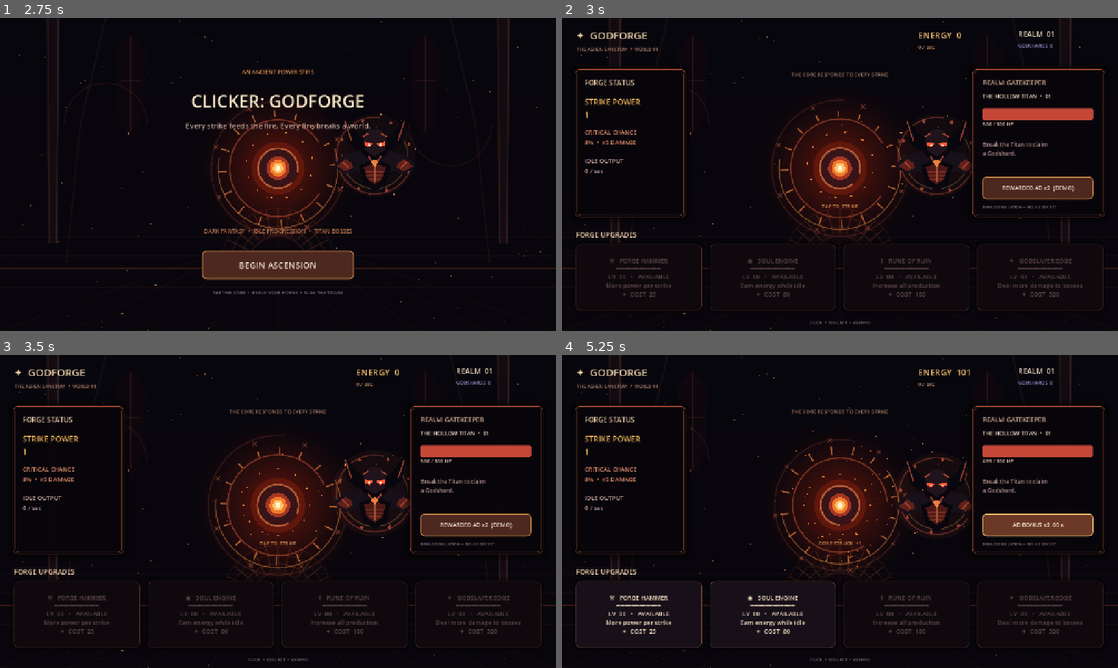
Above: before the commit, frames 1-4 (two rows, left to right).
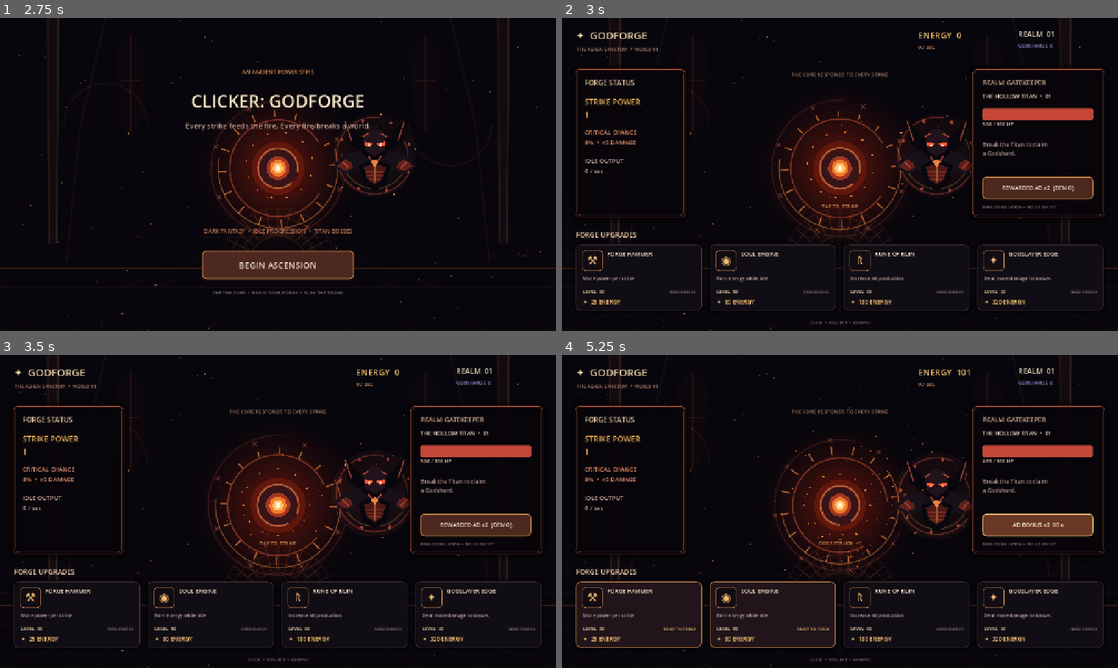
Above: after the commit, the same moments.

Repository: filesgloom-png/CLICKER-GODFORGE-
Game: Godot game, scene res://scenes/main.tscn
Two runs of this game, one before a commit and one after it. Both use one fixed random seed, a clock stepped at 60 frames per second and the inputs below.
Inputs (mouse positions are in pixels of both pictures, inside the frame that each line leads up to):
- Up to frame 1 (2.75 s): no input
- Up to frame 2 (3 s): click "BEGIN ASCENSION" at 2.75 s
- Up to frame 3 (3.5 s): no input
- Up to frame 4 (5.25 s): click (840, 495) at 3.5 s; click "REWARDED AD x2 (DEMO)" at 4.25 s; click "AD BONUS x2 60 s" at 5 s

Frame 1 is identical in both runs. In frame 2, 2.9% of the frame differs, in the area x 2-98%, y 72-94%; in frame 3, 2.9%; in frame 4, 3.4%.

Commit message:
Redesign forge upgrade cards with stateful premium panels

Diff:
--- a/scripts/game.gd
+++ b/scripts/game.gd
@@ -14,6 +14,7 @@
 var core_recoil := 0.0
 var critical_flash := 0.0
 var boss_transition_flash := 0.0
+var upgrade_feedback_time := [0.0, 0.0, 0.0, 0.0]
 var ember_particles: Array[Vector4] = []
 var energy := 0.0
 var click_power := 1.0
@@ -72,6 +73,11 @@
 		if playing and idle_rate > 0.0:
 			energy += idle_rate * multiplier * (2.0 if ad_boost_time > 0.0 else 1.0)
 			_refresh_ui()
+	for i in range(4):
+		if upgrade_feedback_time[i] > 0.0:
+			upgrade_feedback_time[i] = maxf(0.0, upgrade_feedback_time[i] - delta)
+			if upgrade_feedback_time[i] <= 0.0 and playing:
+				_refresh_ui()
 	if ad_boost_time > 0.0:
 		ad_boost_time = maxf(0.0, ad_boost_time - delta)
 		if boost_button != null and is_instance_valid(boost_button):
@@ -411,38 +417,68 @@
 	_label("FORGE UPGRADES", Vector2(32, 486), Vector2(300, 25), 16, Color("#e7c9a5"))
 	var card_x := [32.0, 340.0, 648.0, 956.0]
 	for i in range(4):
-		var index := i
-		var card := _button("", Vector2(card_x[i], 520), Vector2(290, 154), false)
-		var card_normal := StyleBoxFlat.new()
-		card_normal.bg_color = Color("#171019")
-		card_normal.border_color = Color("#694032")
-		card_normal.set_border_width_all(1)
-		card_normal.set_corner_radius_all(12)
-		card_normal.shadow_color = Color(0.0, 0.0, 0.0, 0.48)
-		card_normal.shadow_size = 9
-		card_normal.content_margin_left = 14
-		card_normal.content_margin_right = 14
-		card_normal.content_margin_top = 12
-		card_normal.content_margin_bottom = 12
-		var card_hover := card_normal.duplicate() as StyleBoxFlat
-		card_hover.bg_color = Color("#28151c")
-		card_hover.border_color = Color("#e2a45b")
-		card_hover.set_border_width_all(2)
-		var card_pressed := card_normal.duplicate() as StyleBoxFlat
-		card_pressed.bg_color = Color("#0d0910")
-		card_pressed.border_color = Color("#a84d35")
-		card.add_theme_stylebox_override("normal", card_normal)
-		card.add_theme_stylebox_override("hover", card_hover)
-		card.add_theme_stylebox_override("pressed", card_pressed)
-		card.add_theme_stylebox_override("disabled", card_normal)
-		card.add_theme_font_size_override("font_size", 14)
-		card.add_theme_color_override("font_color", Color("#f4dfc5"))
-		card.add_theme_color_override("font_hover_color", Color("#fff0c9"))
-		card.add_theme_color_override("font_disabled_color", Color("#8b7779"))
-		card.alignment = HORIZONTAL_ALIGNMENT_CENTER
-		card.pressed.connect(func(): _buy_upgrade(index))
-		ui_labels["upgrade_%d" % i] = card
+		_build_upgrade_card(i, Vector2(card_x[i], 520))
 	_label("CLICK  •  COLLECT  •  ASCEND", Vector2(0, 690), Vector2(1280, 20), 10, Color("#77646b")).horizontal_alignment = HORIZONTAL_ALIGNMENT_CENTER
+
+
+func _build_upgrade_card(index: int, pos: Vector2) -> void:
+	var card := _button("", pos, Vector2(290, 154), false)
+	card.pivot_offset = card.size * 0.5
+	card.add_theme_font_size_override("font_size", 12)
+	card.alignment = HORIZONTAL_ALIGNMENT_LEFT
+	card.add_theme_color_override("font_color", Color("#f4dfc5"))
+	card.add_theme_color_override("font_hover_color", Color("#fff0c9"))
+	card.add_theme_color_override("font_disabled_color", Color("#8b7779"))
+	card.pressed.connect(func(): _buy_upgrade(index))
+	ui_labels["upgrade_%d" % index] = card
+
+	var accent := ColorRect.new()
+	accent.position = pos + Vector2(12, 2)
+	accent.size = Vector2(266, 2)
+	accent.mouse_filter = Control.MOUSE_FILTER_IGNORE
+	accent.color = Color("#e6a45d")
+	add_child(accent)
+	ui_labels["upgrade_accent_%d" % index] = accent
+
+	var medallion := Panel.new()
+	medallion.position = pos + Vector2(14, 14)
+	medallion.size = Vector2(48, 48)
+	medallion.mouse_filter = Control.MOUSE_FILTER_IGNORE
+	var medallion_style := StyleBoxFlat.new()
+	medallion_style.bg_color = Color("#120c13")
+	medallion_style.border_color = Color("#b87949")
+	medallion_style.set_border_width_all(1)
+	medallion_style.set_corner_radius_all(8)
+	medallion.add_theme_stylebox_override("panel", medallion_style)
+	add_child(medallion)
+
+	var glyph := _label(UPGRADE_GLYPHS[index], pos + Vector2(14, 12), Vector2(48, 50), 27, Color("#f1b96f"))
+	glyph.horizontal_alignment = HORIZONTAL_ALIGNMENT_CENTER
+	glyph.mouse_filter = Control.MOUSE_FILTER_IGNORE
+	ui_labels["upgrade_icon_%d" % index] = glyph
+
+	var title := _label(UPGRADE_NAMES[index], pos + Vector2(72, 11), Vector2(205, 24), 13, Color("#f5dfc4"))
+	title.mouse_filter = Control.MOUSE_FILTER_IGNORE
+	ui_labels["upgrade_name_%d" % index] = title
+
+	var desc := _label(UPGRADE_DESC[index], pos + Vector2(16, 66), Vector2(258, 27), 11, Color("#bda39d"))
+	desc.autowrap_mode = TextServer.AUTOWRAP_WORD_SMART
+	desc.mouse_filter = Control.MOUSE_FILTER_IGNORE
+	ui_labels["upgrade_desc_%d" % index] = desc
+
+	var level_label := _label("LEVEL  00", pos + Vector2(16, 98), Vector2(92, 20), 11, Color("#e5c8a2"))
+	level_label.mouse_filter = Control.MOUSE_FILTER_IGNORE
+	ui_labels["upgrade_level_%d" % index] = level_label
+
+	var state_label := _label("READY TO FORGE", pos + Vector2(104, 98), Vector2(172, 20), 9, Color("#f2bb70"))
+	state_label.horizontal_alignment = HORIZONTAL_ALIGNMENT_RIGHT
+	state_label.mouse_filter = Control.MOUSE_FILTER_IGNORE
+	ui_labels["upgrade_state_%d" % index] = state_label
+
+	var cost_label := _label("✦  25 ENERGY", pos + Vector2(16, 122), Vector2(258, 22), 13, Color("#f3bd70"))
+	cost_label.mouse_filter = Control.MOUSE_FILTER_IGNORE
+	ui_labels["upgrade_cost_%d" % index] = cost_label
+
 
 func _strike_core() -> void:
 	hit_flash = 1.0
@@ -482,6 +518,7 @@
 		return
 	energy -= cost
 	upgrade_levels[index] += 1
+	upgrade_feedback_time[index] = 0.9
 	match index:
 		0:
 			click_power *= 1.55
@@ -492,6 +529,10 @@
 		3:
 			boss_damage *= 1.45
 	_refresh_ui()
+	var purchased_card: Button = ui_labels["upgrade_%d" % index]
+	var feedback_tween := create_tween()
+	feedback_tween.tween_property(purchased_card, "scale", Vector2(1.045, 1.06), 0.09).set_trans(Tween.TRANS_BACK).set_ease(Tween.EASE_OUT)
+	feedback_tween.tween_property(purchased_card, "scale", Vector2.ONE, 0.16).set_trans(Tween.TRANS_CUBIC).set_ease(Tween.EASE_OUT)
 
 func _upgrade_cost(index: int) -> float:
 	return UPGRADE_BASE_COST[index] * pow(1.72, upgrade_levels[index])
@@ -520,12 +561,59 @@
 		boss_bar.max_value = boss_max_hp
 		boss_bar.value = maxf(0.0, boss_hp)
 	for i in range(4):
-		var key := "upgrade_%d" % i
-		if ui_labels.has(key):
-			var card: Button = ui_labels[key]
-			card.text = "%s   %s\n━━━━━━━━━━━━\nLV  %02d   •   %s\n%s\n✦  COST  %s" % [UPGRADE_GLYPHS[i], UPGRADE_NAMES[i], upgrade_levels[i], "FORGED" if upgrade_levels[i] > 0 else "AVAILABLE", UPGRADE_DESC[i], _format_number(_upgrade_cost(i))]
-			card.disabled = energy < _upgrade_cost(i)
-			card.modulate = Color(1, 1, 1, 1) if not card.disabled else Color(0.65, 0.58, 0.58, 1)
+		var cost := _upgrade_cost(i)
+		var can_afford := energy >= cost
+		var level := int(upgrade_levels[i])
+		var card: Button = ui_labels["upgrade_%d" % i]
+		var state_label: Label = ui_labels["upgrade_state_%d" % i]
+		var cost_label: Label = ui_labels["upgrade_cost_%d" % i]
+		var level_label: Label = ui_labels["upgrade_level_%d" % i]
+		var accent: ColorRect = ui_labels["upgrade_accent_%d" % i]
+		card.disabled = not can_afford
+		card.modulate = Color.WHITE
+		level_label.text = "LEVEL  %02d" % level
+		cost_label.text = "✦  %s ENERGY" % _format_number(cost)
+		if upgrade_feedback_time[i] > 0.0:
+			state_label.text = "FORGED!  +1 LEVEL"
+			state_label.add_theme_color_override("font_color", Color("#ffe6a0"))
+		elif can_afford and level == 0:
+			state_label.text = "READY TO FORGE"
+			state_label.add_theme_color_override("font_color", Color("#f2bb70"))
+		elif can_afford:
+			state_label.text = "UPGRADE READY"
+			state_label.add_theme_color_override("font_color", Color("#e5b56f"))
+		elif level > 0:
+			state_label.text = "FORGED • NEED ENERGY"
+			state_label.add_theme_color_override("font_color", Color("#a88a83"))
+		else:
+			state_label.text = "NEED ENERGY"
+			state_label.add_theme_color_override("font_color", Color("#907b82"))
+		accent.color = Color("#e6a45d") if can_afford else Color("#513541")
+		var normal := StyleBoxFlat.new()
+		normal.bg_color = Color("#21151b") if can_afford else Color("#100d14")
+		normal.border_color = Color("#a96b3d") if can_afford else Color("#44303a")
+		normal.set_border_width_all(2 if can_afford else 1)
+		normal.set_corner_radius_all(12)
+		normal.shadow_color = Color(0.0, 0.0, 0.0, 0.52)
+		normal.shadow_size = 9
+		normal.content_margin_left = 14
+		normal.content_margin_right = 14
+		normal.content_margin_top = 12
+		normal.content_margin_bottom = 12
+		var hover := normal.duplicate() as StyleBoxFlat
+		hover.bg_color = Color("#38221e") if can_afford else Color("#18121a")
+		hover.border_color = Color("#ffd080") if can_afford else Color("#72505a")
+		hover.set_border_width_all(2)
+		var pressed := normal.duplicate() as StyleBoxFlat
+		pressed.bg_color = Color("#110a10")
+		pressed.border_color = Color("#d47746")
+		var disabled_style := normal.duplicate() as StyleBoxFlat
+		disabled_style.bg_color = Color("#100d14")
+		disabled_style.border_color = Color("#44303a")
+		card.add_theme_stylebox_override("normal", normal)
+		card.add_theme_stylebox_override("hover", hover)
+		card.add_theme_stylebox_override("pressed", pressed)
+		card.add_theme_stylebox_override("disabled", disabled_style)
 
 func _format_number(value: float) -> String:
 	if value >= 1.0e12:
